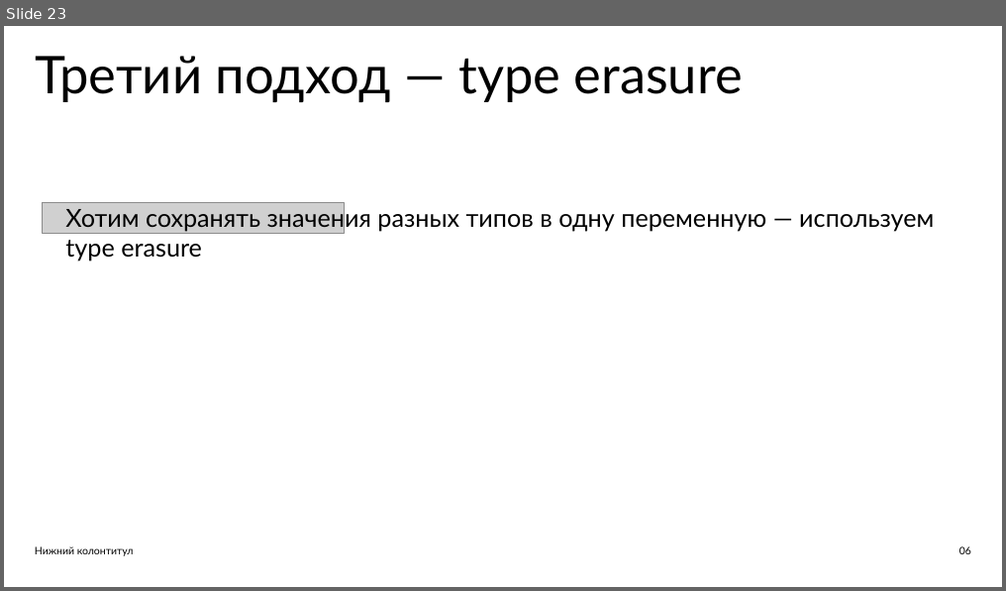
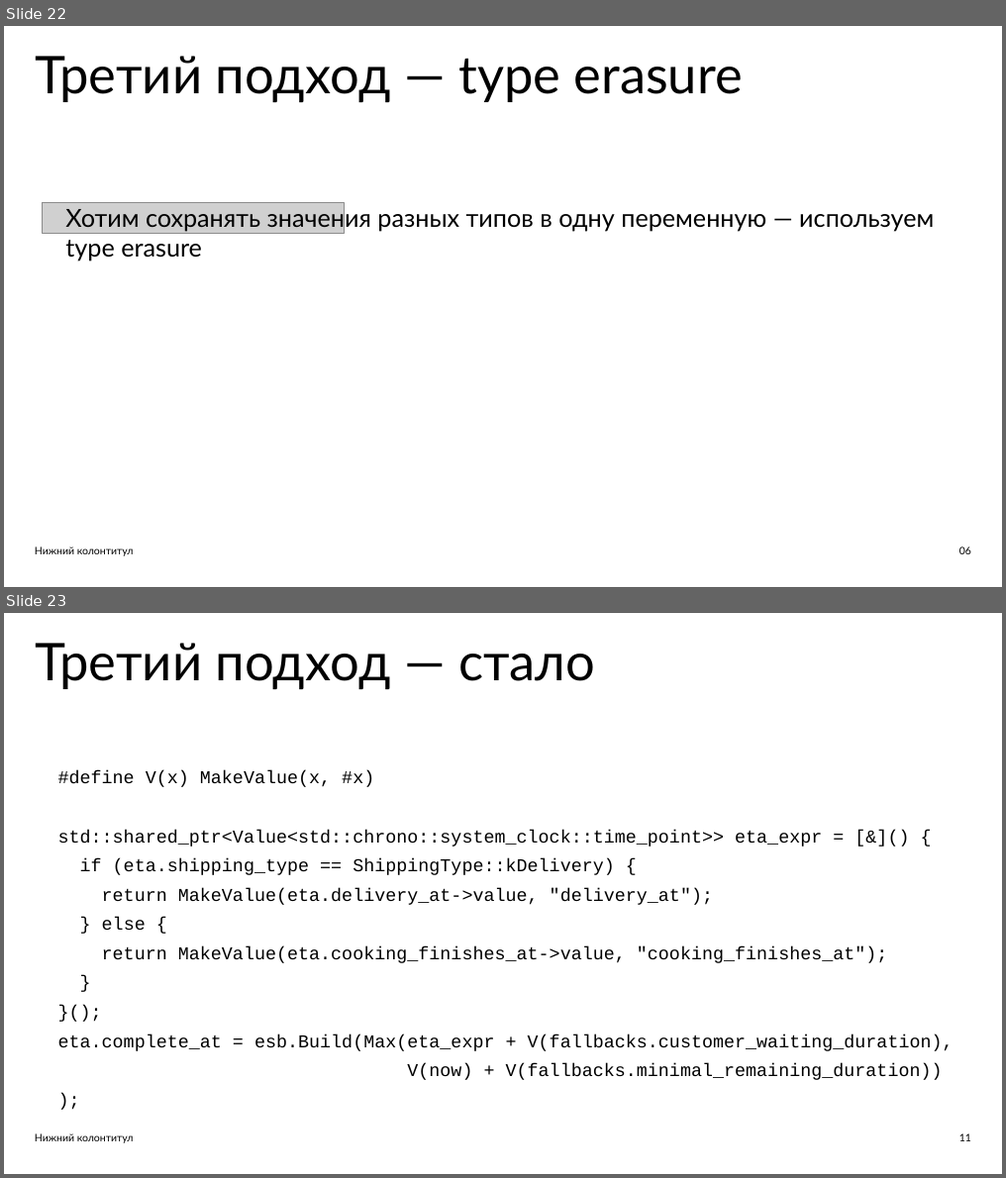
Before and after one commit to ishfb/zcc23, a slide deck: slides.pptx. Shown one above the other, each under a label of ours: slide 23 before the commit, slides 22 and 23 after it. The pictures are 1006x591 and 1006x1178 pixels, drawn with LibreOffice and Linux fonts; fonts in the diff are those of the drawing; grey boxes stand for pictures. Boxes give left, top, right and bottom in pixels: in the first picture for what was removed or moved away, otherwise in the second. Text is boxed around its words. In the diff, an @@ line names an element or a change of style, - is before the commit and + after.

```diff
--- a/slides.pptx
+++ b/slides.pptx
@@ slide 23 added at bbox=[4, 613, 1002, 1174], background #FFFFFF @@
@@ text added at bbox=[35, 643, 595, 689], 75 pt, text #000000 @@
+Третий подход — стало
@@ text added at bbox=[58, 771, 953, 1080], 26.2 pt, text #000000 @@
+#define V(x) MakeValue(x, #x)
+std::shared_ptr<Value<std::chrono::system_clock::time_point>> eta_expr = [&]() {
+if (eta.shipping_type == ShippingType::kDelivery) {
+return MakeValue(eta.delivery_at->value, "delivery_at");
+} else {
+return MakeValue(eta.cooking_finishes_at->value, "cooking_finishes_at");
+}
+}();
+eta.complete_at = esb.Build(Max(eta_expr + V(fallbacks.customer_waiting_duration),
+V(now) + V(fallbacks.minimal_remaining_duration))
+);
@@ text added at bbox=[35, 1134, 134, 1144], 15 pt, text #000000 @@
+Нижний колонтитул
@@ text added at bbox=[959, 1134, 971, 1142], 15 pt, text #000000 @@
+11
@@ what was slide 23 is now slide 22 @@
```
Also in this commit, not shown: 7 other slides added, 1 slide removed, 1 other file.
